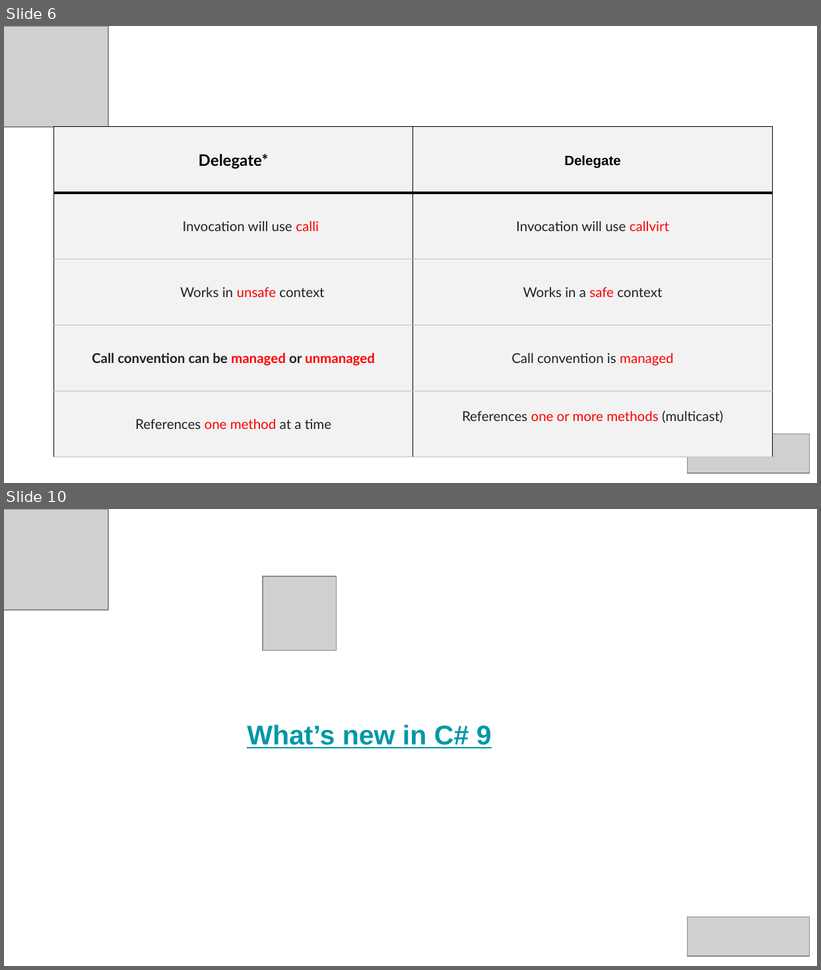
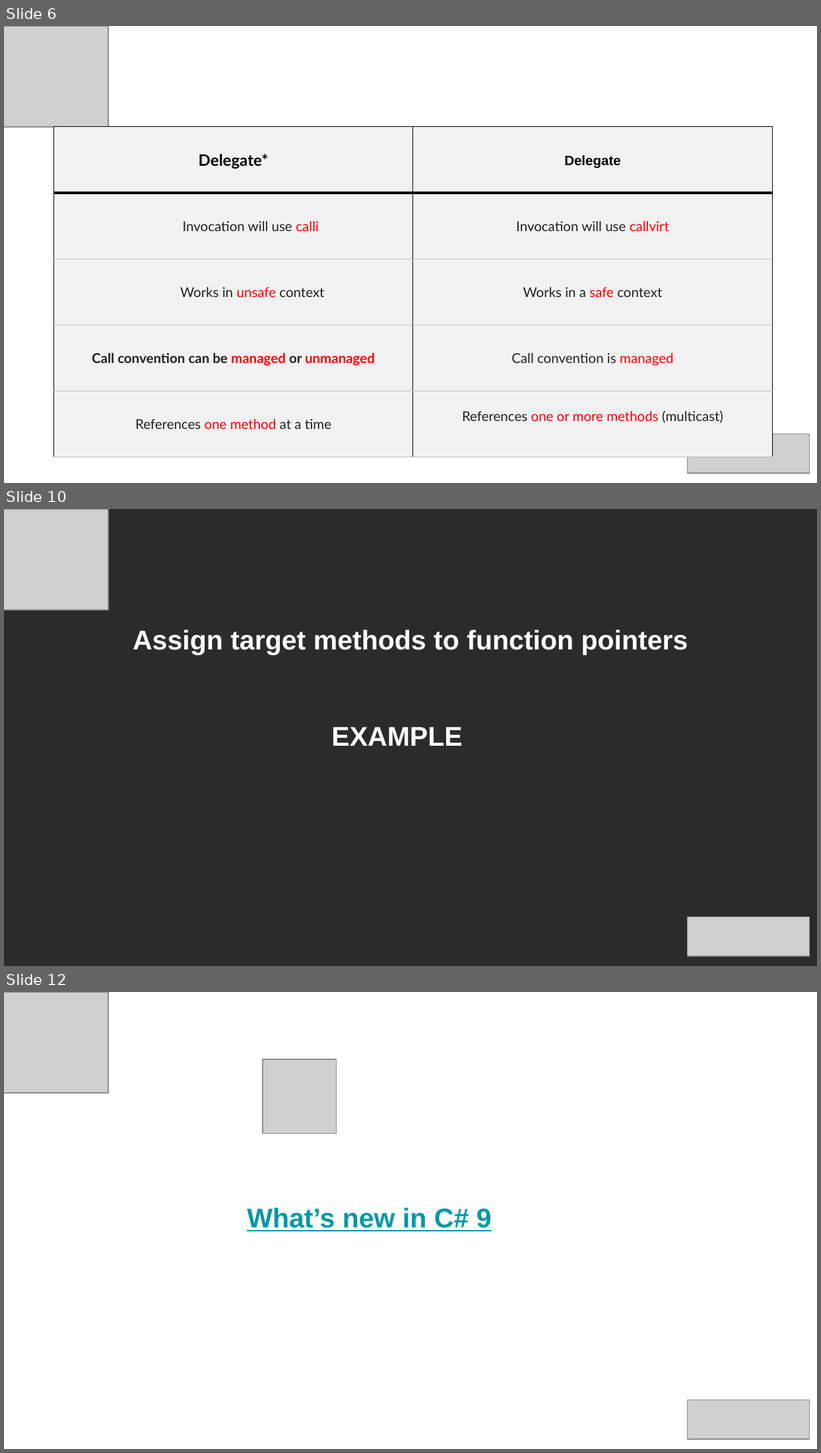
Before and after one commit to 94adi/DesignPatterns, a slide deck: FunctionPointer/Function Pointers proviz.pptx. Shown one above the other, each under a label of ours: slides 6 and 10 before the commit, slides 6, 10 and 12 after it; the slides between them are not shown. The pictures are 821x970 and 821x1453 pixels, drawn with LibreOffice and Linux fonts; fonts in the diff are those of the drawing; grey boxes stand for pictures; background and template pictures are left out; a plain dark background stands for a picture behind light text. Boxes give left, top, right and bottom in pixels: in the first picture for what was removed or moved away, otherwise in the second. Text is boxed around its words. In the diff, an @@ line names an element or a change of style, - is before the commit and + after.

```diff
--- a/FunctionPointer/Function Pointers proviz.pptx
+++ b/FunctionPointer/Function Pointers proviz.pptx
@@ slide 10 added at <box>4,509,817,966</box>, background picture (left out) @@
@@ picture added at <box>4,509,109,610</box> @@
@@ text added at <box>133,630,688,655</box>, 24 pt, text #FFFFFF, bold @@
+Assign target methods to function pointers
@@ text added at <box>331,727,462,746</box>, 24 pt, text #FFFFFF, bold @@
+EXAMPLE
@@ picture added at <box>687,917,809,956</box> @@
@@ what was slide 10 is now slide 12 @@
```
Also in this commit, not shown: 2 slides changed, 2 other slides added, 1 slide removed.
